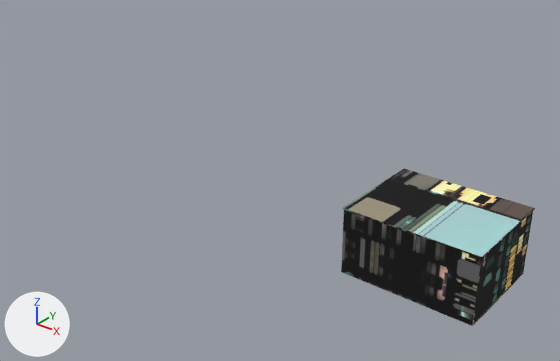
The glTF model web/public/office-art/lobby.glb: old version first, new version second.
Rendered twice from a 50 mm camera at (6.3, -27.4, 16.5) aimed at (-11.9, -4.7, 2.5). Arrows for +X, +Y and +Z are at lower left; the lights stay in place. The picture after the commit comes second. Vertices at exactly the same position are counted once.

In view in the first picture: 'ceiling', 'shell', 'wall_near' and 1 more.
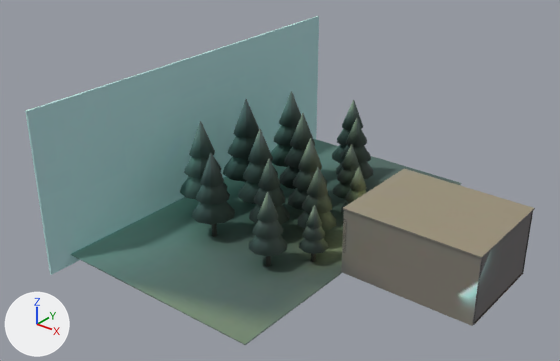
Where the change shows, as pixel boxes (x1, y1, x2, y2) in the pictures (560 x 361 px):
'shell', reshaped (mostly hidden before)
    before: (473, 273, 523, 325)
    after: (25, 16, 523, 345)
part 1 of me_shell, added (cyan)
    after: (70, 139, 462, 345)
part 2 of me_shell, added
    after: (211, 224, 217, 237)
part 3 of me_shell, built on
    after: (180, 91, 374, 266)
part 4 of me_shell, added (cyan)
    after: (25, 16, 319, 275)
part 5 of me_shell, surface changed
    both: (473, 273, 523, 325)
part 6 of me_ceiling, surface changed
    both: (343, 169, 535, 258)
part 7 of me_wall_near, surface changed (black to grey)
    both: (341, 210, 533, 326)

What changed in the scene script:
```text
Change me_shell:
    used by ob_shell; location = (0.0, 0.0, 0.0)
    remove me_shell.from_pydata(...)  # 898 vertices, 1692 faces; spans x -8.05..-2.4, y -5.55..-1.22, z 0.0..2.8
    add me_shell.from_pydata(...)  # 5740 vertices, 10660 faces; spans x -19.0..-2.4, y -12.4..5.6, z -0.5..6.5
    me_shell part 1: a new loose piece, a box spanning x -19.0..-8.0, y -11.4..4.6, z -0.04..0.0, in mat_lobby_baked (picture img_lobby_lightmap)
    me_shell part 2: a new loose piece, an 8-sided cylinder along z spanning x -14.01..-13.79, y -6.71..-6.49, z 0.0..0.96, in mat_lobby_baked (picture img_lobby_lightmap)
    me_shell part 3: 30 vertices removed from x -7.9..-7.1, y -4.1..-2.4, z 0.08..0.48; 3968 vertices added at x -16.63..-2.7, y -7.8..2.78, z 0.0..4.8
    me_shell part 4: 8 vertices added at x -17.55..-17.45, y -12.4..5.6, z -0.5..6.5
    me_shell part 5: 1565 kept faces spanning x -8.05..-2.4, y -5.55..-1.22, z 0.0..2.8 get new texture (UV) coordinates
    other edits to the shape of me_shell do not show in these pictures
Change me_ceiling:
    where me_ceiling.from_pydata(...)  # 8 vertices, 12 faces; spans x -8.05..-2.4, y -5.65..-1.15, z 2.8..2.86
    used by ob_ceiling; location = (0.0, 0.0, 0.0)
    me_ceiling part 6: texture (UV) coordinates of 12 of 12 faces, centred in x -8.05..-2.4, y -5.65..-1.15, z 2.8..2.86, changed; they spanned u 0.0..0.66, v 0.0..0.74 and now span u 0.11..0.52, v 0.08..0.34
Change me_wall_near:
    where me_wall_near.from_pydata(...)  # 16 vertices, 24 faces; spans x -8.02..-2.43, y -5.62..-1.24, z 0.0..2.8
    used by ob_wall_near; location = (0.0, 0.0, 0.0)
    me_wall_near part 7: texture (UV) coordinates of 24 of 24 faces, centred in x -8.02..-2.43, y -5.62..-1.24, z 0.0..2.8, changed; they spanned u 0.14..0.88, v 0.0..0.88 and now span u 0.36..0.58, v 0.0..0.54
```
